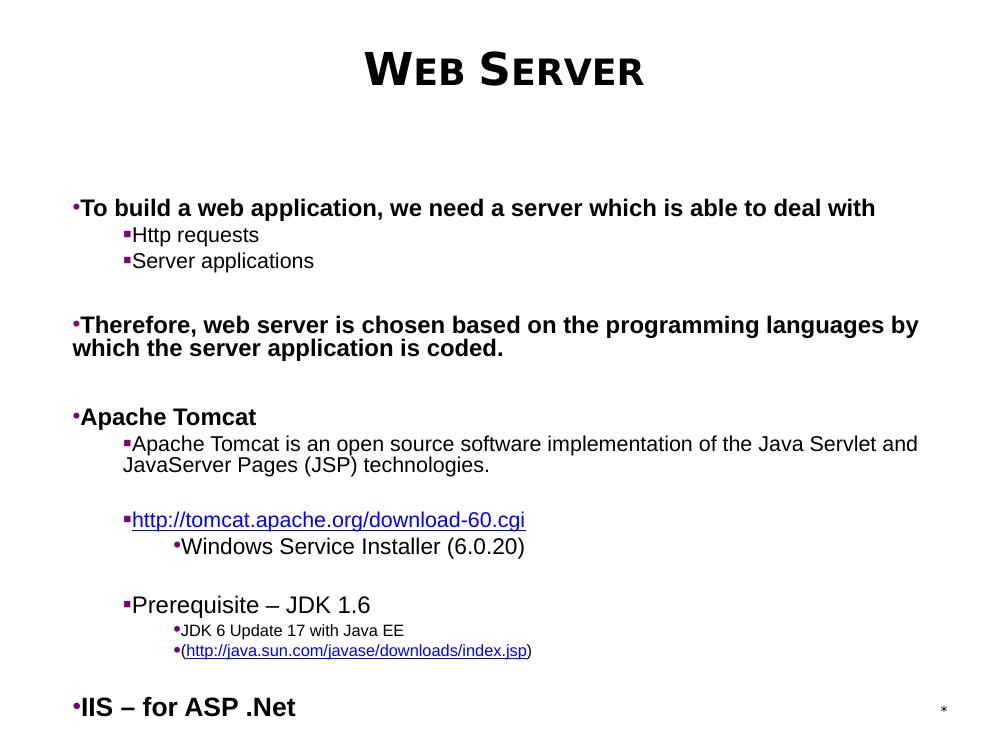
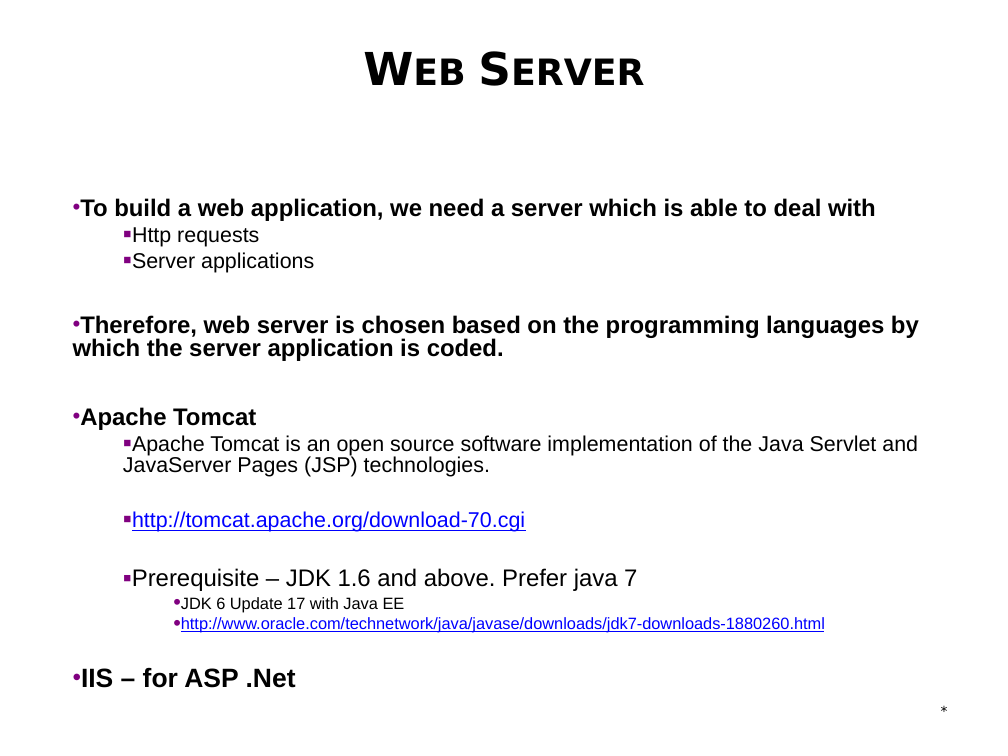
Before and after one commit to mahanare/cs-training, a slide deck: slide 4 of batch4/basics/data/careerscale Java training - Web.pptx. Drawn at 1008x756 pixels with LibreOffice and Linux fonts; fonts in the diff are those of the drawing; background and template pictures are left out. Boxes give left, top, right and bottom in pixels: in the first picture for what was removed or moved away, otherwise in the second. Text is boxed around its words. In the diff, an @@ line names an element or a change of style, - is before the commit and + after.

```diff
--- a/batch4/basics/data/careerscale Java training - Web.pptx
+++ b/batch4/basics/data/careerscale Java training - Web.pptx
@@ text at [132,511,637,591]: text changed; text colour #000000 to #0000FF @@
-  ▪ http://tomcat.apache.org/download-60.cgi
-    • Windows Service Installer (6.0.20)
-  ▪ Prerequisite – JDK 1.6
+  ▪ http://tomcat.apache.org/download-70.cgi
+  ▪ Prerequisite – JDK 1.6 and above. Prefer java 7
@@ text at [181,617,825,633]: text changed @@
-    • (http://java.sun.com/javase/downloads/index.jsp)
+    • http://www.oracle.com/technetwork/java/javase/downloads/jdk7-downloads-1880260.html
```
Also in this commit, not shown: 1 other slide changed, 1 slide added.
